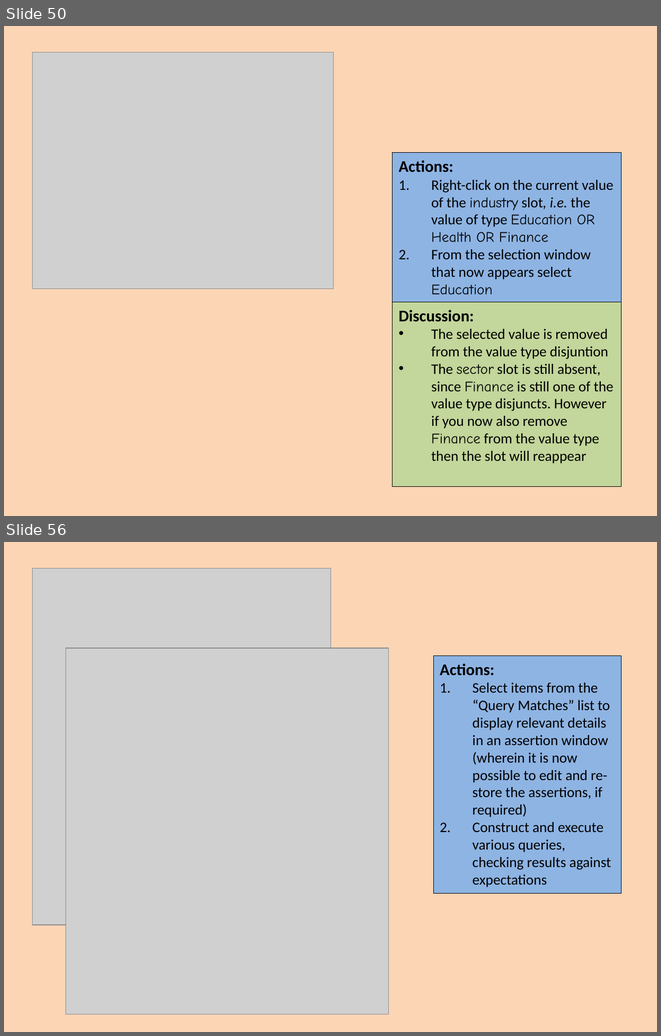
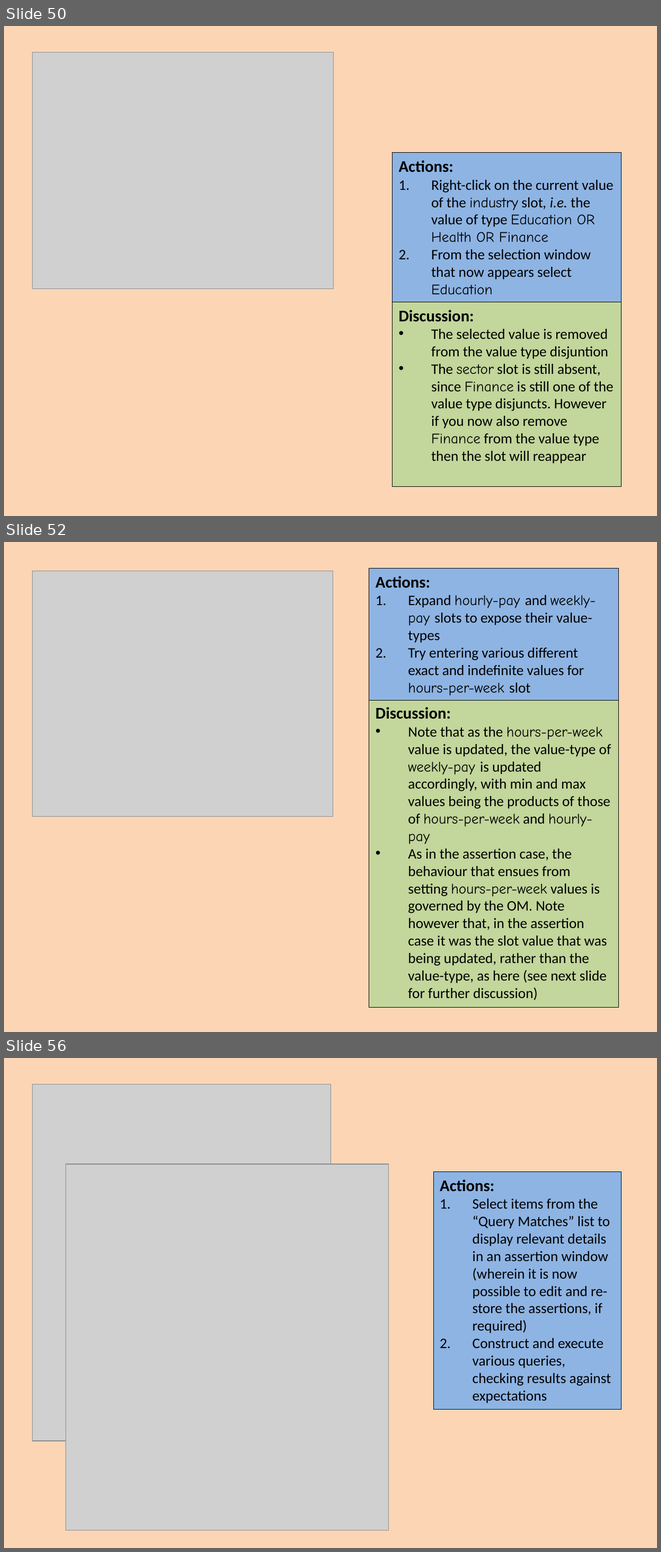
Before and after one commit to colin-puleston/mekon-hobo, a slide deck: docs/MEKON-HOBO Introductory Tutorial.pptx. Shown one above the other, each under a label of ours: slides 50 and 56 before the commit, slides 50, 52 and 56 after it; the slides between them are not shown. The pictures are 661x1036 and 661x1552 pixels, drawn with LibreOffice and Linux fonts; fonts in the diff are those of the drawing; grey boxes stand for pictures. Boxes give left, top, right and bottom in pixels: in the first picture for what was removed or moved away, otherwise in the second. Text is boxed around its words. In the diff, an @@ line names an element or a change of style, - is before the commit and + after.

```diff
--- a/docs/MEKON-HOBO Introductory Tutorial.pptx
+++ b/docs/MEKON-HOBO Introductory Tutorial.pptx
@@ slide 52 added at bbox=[4, 542, 657, 1032], background #FCD5B5 @@
@@ picture added at bbox=[32, 571, 333, 816] @@
@@ rectangle added at bbox=[369, 568, 618, 700], fill #8EB4E3, outline #000000 0.75 pt, 16 pt, text #000000 @@
+Actions:
+1. Expand hourly-pay and weekly-pay slots to expose their value-types
+2. Try entering various different exact and indefinite values for hours-per-week slot
@@ rectangle added at bbox=[369, 699, 618, 1007], fill #C3D69B, outline #000000 0.75 pt, 16 pt, text #000000 @@
+Discussion:
+• Note that as the hours-per-week value is updated, the value-type of weekly-pay is updated accordingly, with min and max values being the products of those of hours-per-week and hourly-pay
+• As in the assertion case, the behaviour that ensues from setting hours-per-week values is governed by the OM. Note however that, in the assertion case it was the slot value that was being updated, rather than the value-type, as here (see next slide for further discussion)
```
Also in this commit, not shown: 4 slides changed, 1 slide removed.
